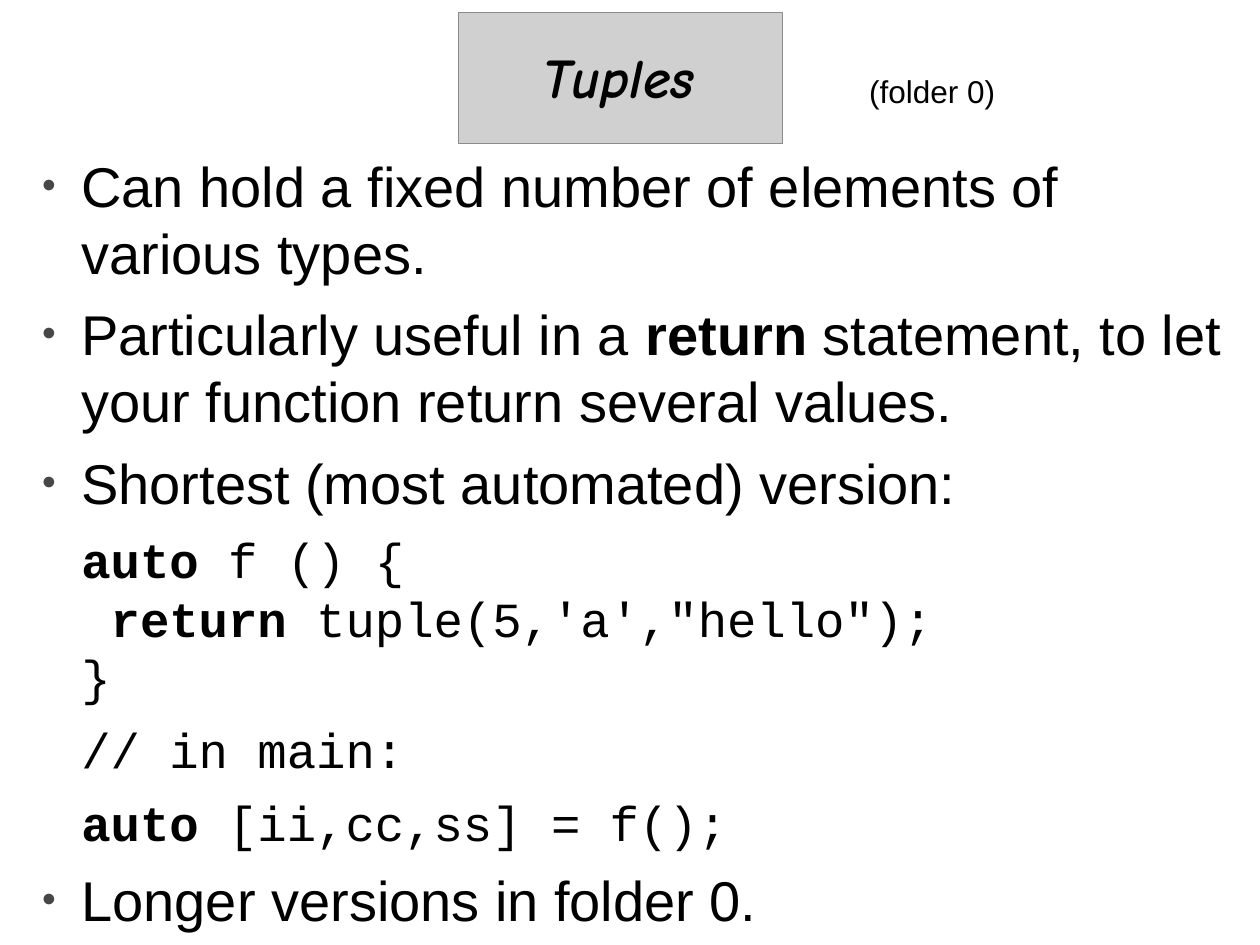
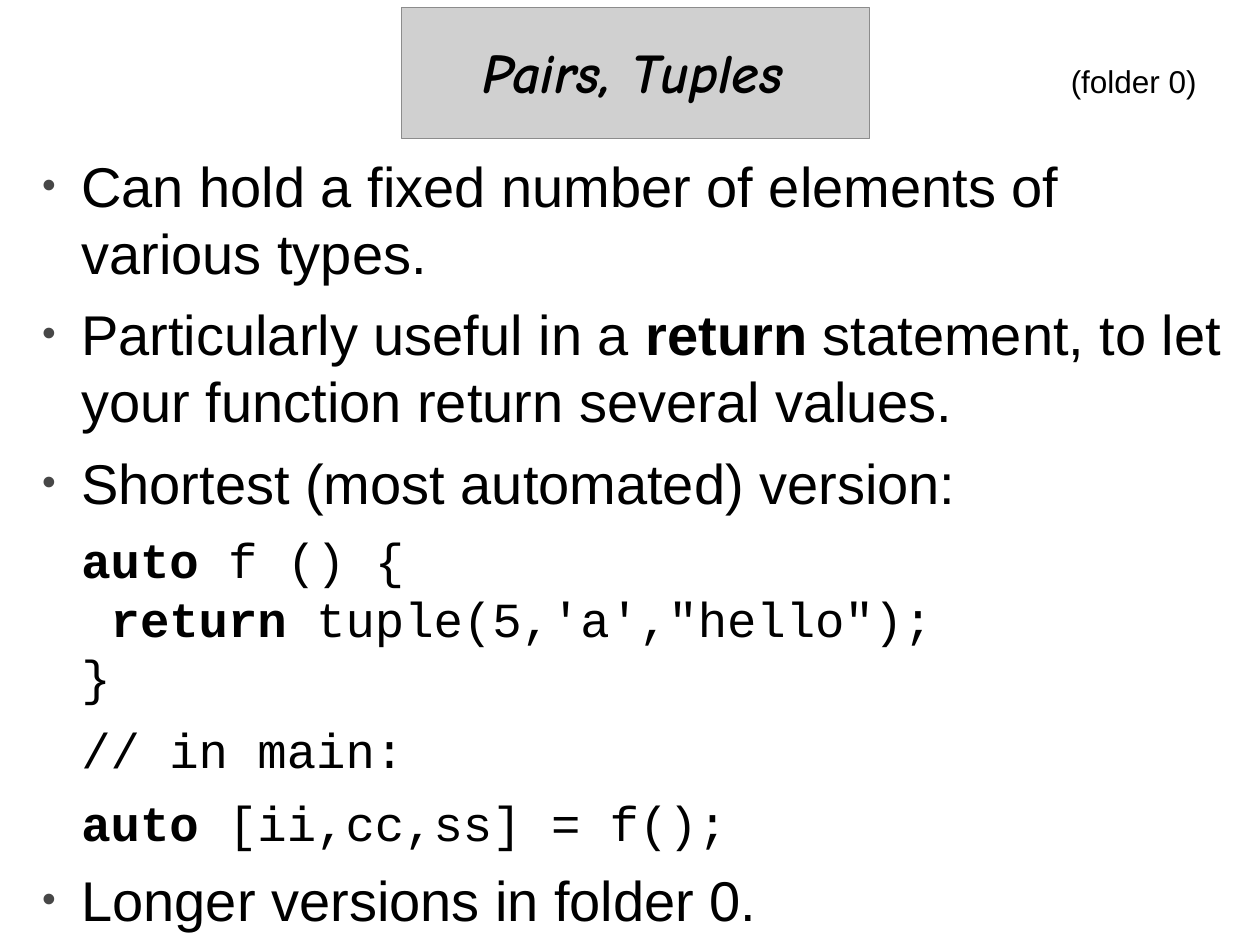
Before and after one commit to cpp-at-ariel/cpp-5780, a slide deck: slide 4 of 10-stl-containers/slides-containers.odp. Drawn at 1260x945 pixels with LibreOffice and Linux fonts; fonts in the diff are those of the drawing; grey boxes stand for pictures. Boxes give left, top, right and bottom in pixels: in the first picture for what was removed or moved away, otherwise in the second. Text is boxed around its words. In the diff, an @@ line names an element or a change of style, - is before the commit and + after.

```diff
--- a/10-stl-containers/slides-containers.odp
+++ b/10-stl-containers/slides-containers.odp
@@ picture: place and size @@
-picture at (459,13,784,144)
+picture at (402,8,869,139)
@@ free "Pairs, Tuples": place and size @@
-free "Pairs, Tuples" at (486,34,751,118)
+free "Pairs, Tuples" at (442,29,823,113)
@@ text in free at (483,55,783,103): text changed @@
-Tuples
+Pairs, Tuples
@@ text "(folder 0)": place and size @@
-text "(folder 0)" at (869,80,995,109)
+text "(folder 0)" at (1071,70,1197,99)
```
Also in this commit, not shown: 2 other slides changed, 1 slide added, 1 slide removed, 1 other file.
